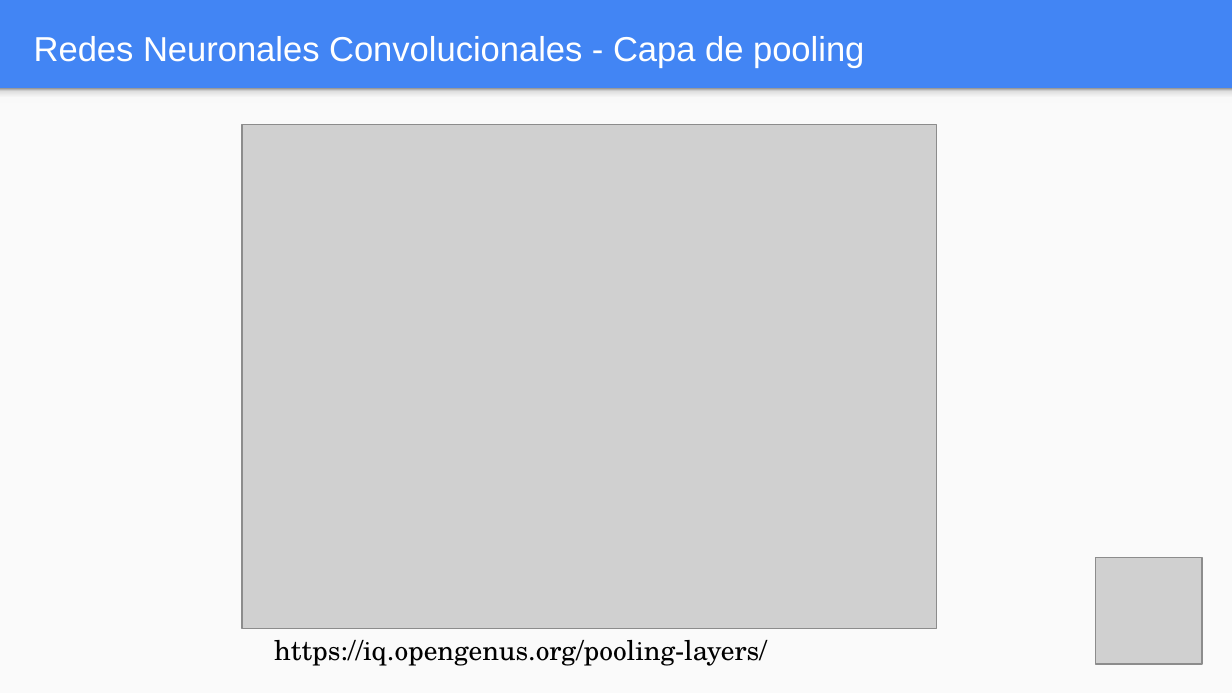
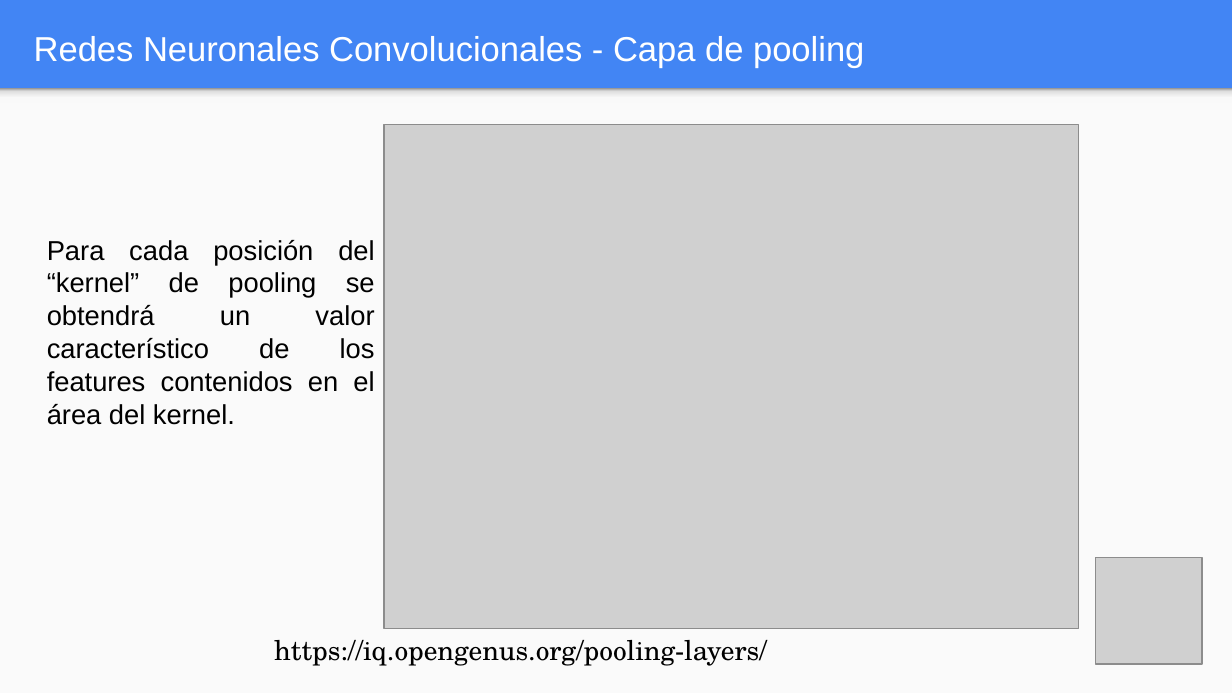
Before and after one commit to FIUBA-Posgrado-Inteligencia-Artificial/aprendizaje_profundo, a slide deck: slide 28 of clase_5/teoria/Clase_5.pptx. Drawn at 1232x693 pixels with LibreOffice and Linux fonts; fonts in the diff are those of the drawing; grey boxes stand for pictures. Boxes give left, top, right and bottom in pixels: in the first picture for what was removed or moved away, otherwise in the second. Text is boxed around its words. In the diff, an @@ line names an element or a change of style, - is before the commit and + after.

```diff
--- a/clase_5/teoria/Clase_5.pptx
+++ b/clase_5/teoria/Clase_5.pptx
@@ picture: place and size @@
-picture at bbox=[241, 124, 936, 628]
+picture at bbox=[384, 124, 1079, 628]
@@ text added at bbox=[47, 240, 375, 425], 16 pt, text #000000 @@
+Para cada posición del “kernel” de pooling se obtendrá un valor característico de los features contenidos en el área del kernel.
```
Also in this commit, not shown: 16 other slides changed, 1 slide added, 1 slide removed, 1 other file.
